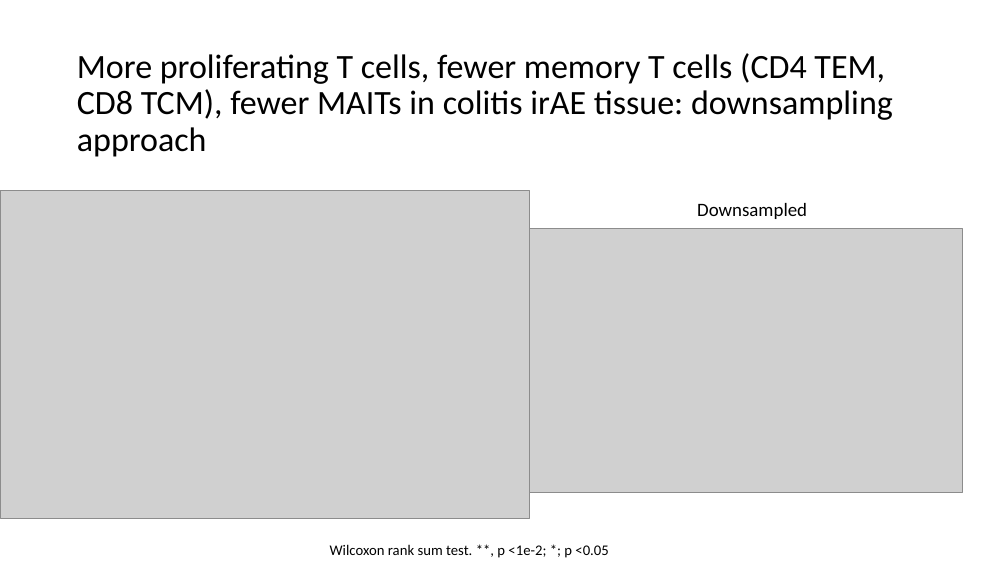
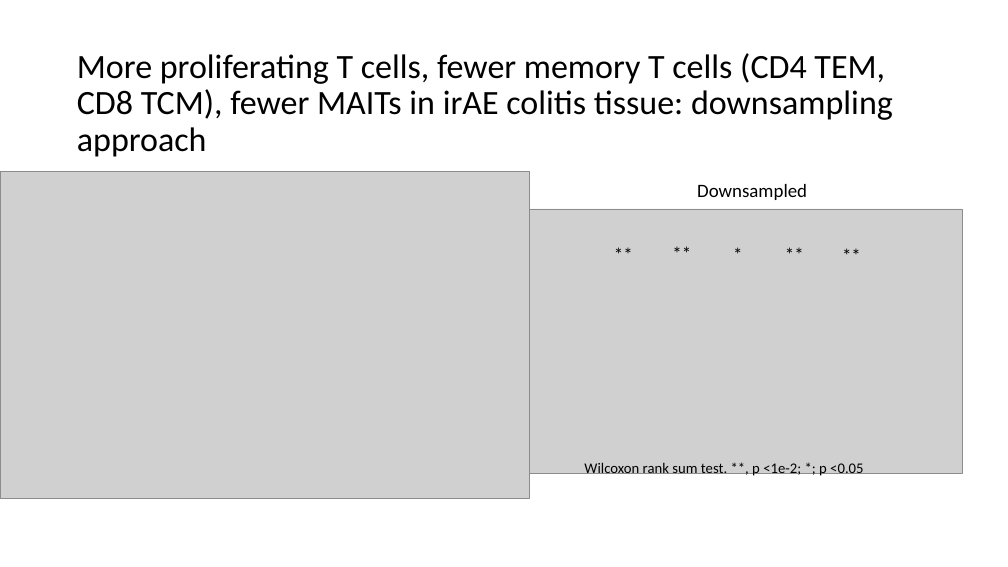
Before and after one commit to tybottorff/bottorffdocs, a slide deck: slide 4 of linsley_postdoc/presentations/weekly_meetings/1_10_24.pptx. Drawn at 1008x567 pixels with LibreOffice and Linux fonts; fonts in the diff are those of the drawing; grey boxes stand for pictures. Boxes give left, top, right and bottom in pixels: in the first picture for what was removed or moved away, otherwise in the second. Text is boxed around its words. In the diff, an @@ line names an element or a change of style, - is before the commit and + after.

```diff
--- a/linsley_postdoc/presentations/weekly_meetings/1_10_24.pptx
+++ b/linsley_postdoc/presentations/weekly_meetings/1_10_24.pptx
@@ title at bbox=[77, 53, 893, 157]: text changed @@
-More proliferating T cells, fewer memory T cells (CD4 TEM, CD8 TCM), fewer MAITs in colitis irAE tissue: downsampling approach
+More proliferating T cells, fewer memory T cells (CD4 TEM, CD8 TCM), fewer MAITs in irAE colitis tissue: downsampling approach
@@ 2 pictures, 1 text: place and size @@
-2 pictures, 1 text at bbox=[0, 191, 962, 518]
+2 pictures, 1 text at bbox=[0, 171, 962, 498]
@@ text added at bbox=[606, 239, 662, 269], 18 pt, text #000000 @@
+**
@@ text added at bbox=[665, 238, 721, 268], 18 pt, text #000000 @@
+**
@@ text added at bbox=[726, 238, 782, 268], 18 pt, text #000000 @@
+*
@@ text added at bbox=[777, 238, 833, 268], 18 pt, text #000000 @@
+**
@@ text added at bbox=[835, 240, 891, 270], 18 pt, text #000000 @@
+**
@@ text "Wilcoxon rank sum test. **, ...": place and size @@
-text "Wilcoxon rank sum test. **, ..." at bbox=[330, 544, 608, 558]
+text "Wilcoxon rank sum test. **, ..." at bbox=[584, 462, 863, 477]
```
Also in this commit, not shown: 7 other slides changed, 1 slide added, 1 slide removed, 1 other file.
